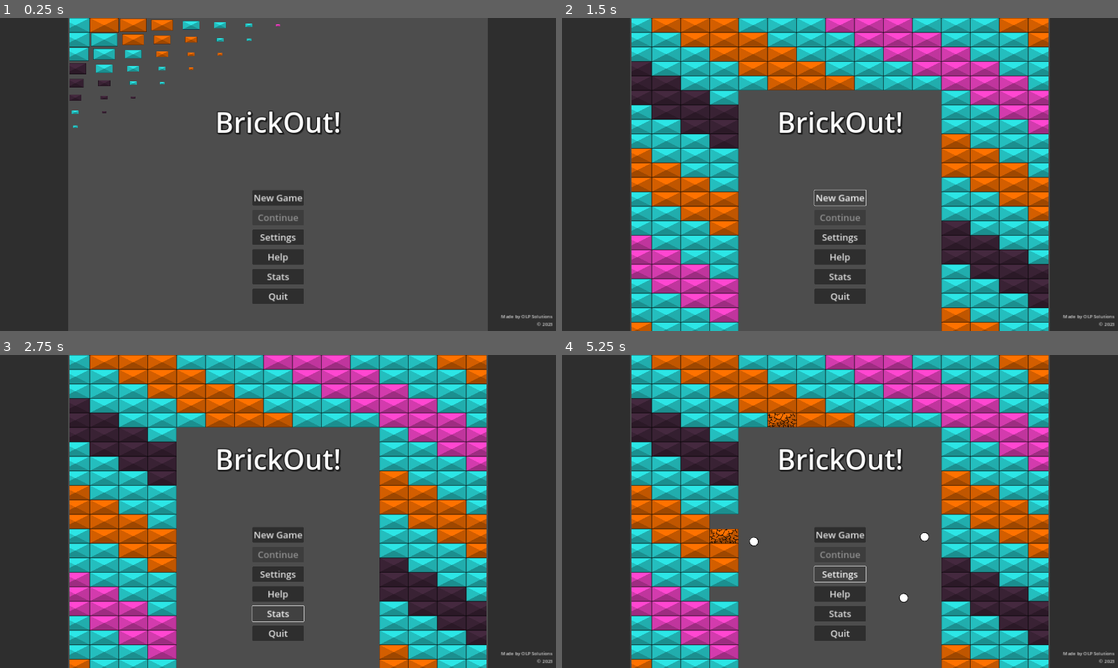
Above: before the commit, frames 1-4 (two rows, left to right).
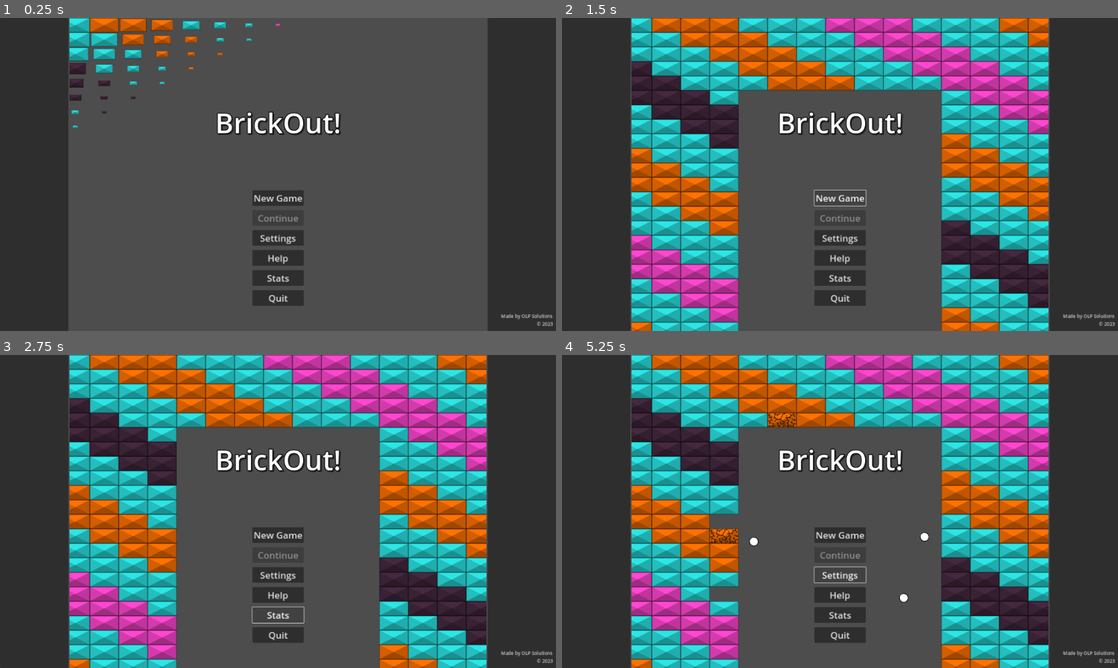
Above: after the commit, the same moments.

Repository: O-39889/brickout
Game: Godot game, scene res://scenes/title_screen.tscn
Same seed, same stepped clock (60 frames per second), same inputs: the game is played once before the commit and once after it.
Inputs:
- Up to frame 1 (0.25 s): no input
- Up to frame 2 (1.5 s): click "New Game" at 0.5 s; click "New Game" at 1.25 s
- Up to frame 3 (2.75 s): click "Stats" at 2 s
- Up to frame 4 (5.25 s): click "Stats" at 2.75 s; click "New Game" at 3.5 s; click "Stats" at 4.25 s; click "Settings" at 5 s

The runs differ from the first frame. In frame 1, 1.1% of the frame differs, in the area x 12-100%, y 0-99%; in frame 2, 1.7%; in frame 3, 1.7%; in frame 4, 1.9%, in the area x 12-100%, y 0-100%.

Commit message:
Do stuff

Diff:
--- a/scripts/main_level_template.gd
+++ b/scripts/main_level_template.gd
@@ -42,8 +42,6 @@
 
 # Called when the node enters the scene tree for the first time.
 func _ready() -> void:
-	get_window().min_size = Vector2i(1024, 576);
-
 	EventBus.score_changed.connect(func(_amount: int) -> void:
 		score_match = false);
 	EventBus.lives_changed.connect(update_lives_counter);
--- a/scripts/singletons/Globals.gd
+++ b/scripts/singletons/Globals.gd
@@ -12,9 +12,14 @@
 const MOUSE_SENSITIVITY = 2.718281828459045;
 ## Vertical paddle offset from the bottom of the screen, in pixels.
 const PADDLE_OFFSET = 50;
+const MIN_WINDOW_SIZE := Vector2i(1024, 576);
 
 
 var window_mode_saved : DisplayServer.WindowMode = DisplayServer.window_get_mode();
+
+
+func _ready() -> void:
+	get_window().min_size = MIN_WINDOW_SIZE;
 
 
 # mostly used for power-up effects
--- a/scripts/title_screen_level.gd
+++ b/scripts/title_screen_level.gd
@@ -81,16 +81,16 @@
 				b.destroy(get_tree().get_first_node_in_group(&'balls'));
 	elif event is InputEventMouseButton:
 		if event.button_index == MOUSE_BUTTON_WHEEL_UP and event.pressed:
-			Ball.target_speed_override = clampi(
-				Ball.target_speed_override + 10,
+			Ball.target_speed_override = clamp(
+				Ball.target_speed_override + 5,
 				Ball.BALL_SPEEDS[Ball.BallSpeed.BALL_SPEED_SLOW] - 50,
 				Ball.BALL_SPEEDS[Ball.BallSpeed.BALL_SPEED_FAST] + 100,
 			);
-			get_window().title = str(Ball.target_speed);
 		elif event.button_index == MOUSE_BUTTON_WHEEL_DOWN and event.pressed:
-			Ball.target_speed_override = clampi(
-				Ball.target_speed_override - 10,
+			Ball.target_speed_override = clamp(
+				Ball.target_speed_override - 5,
 				Ball.BALL_SPEEDS[Ball.BallSpeed.BALL_SPEED_SLOW] - 50,
 				Ball.BALL_SPEEDS[Ball.BallSpeed.BALL_SPEED_FAST] + 100,
 			);
-			get_window().title = str(Ball.target_speed);
+		# the second easter egg (when right clicking on the screen),
+		# I don't think I'm gonna do it today though
